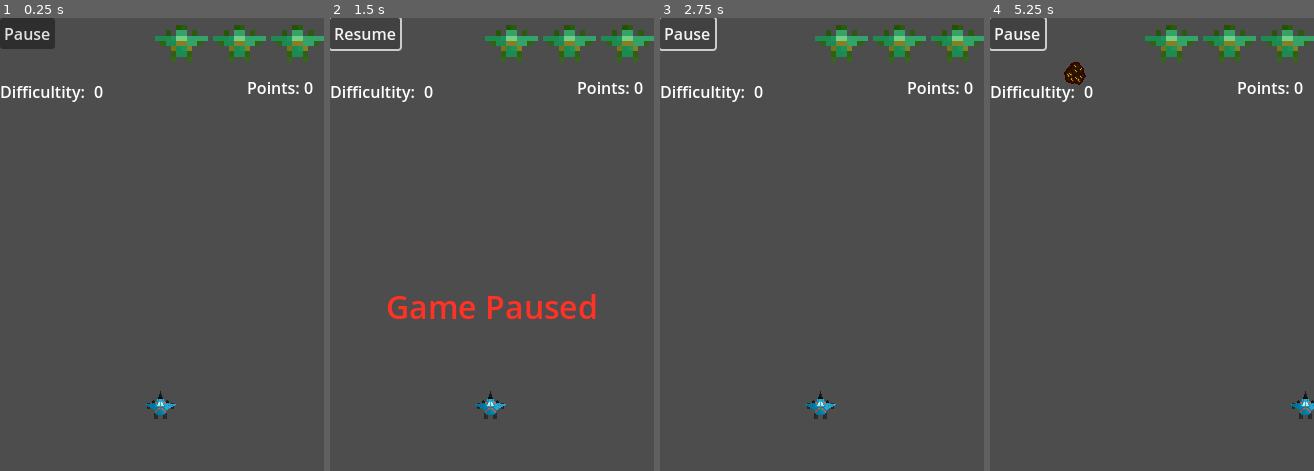
Above: before the commit, frames 1-4 (left to right).
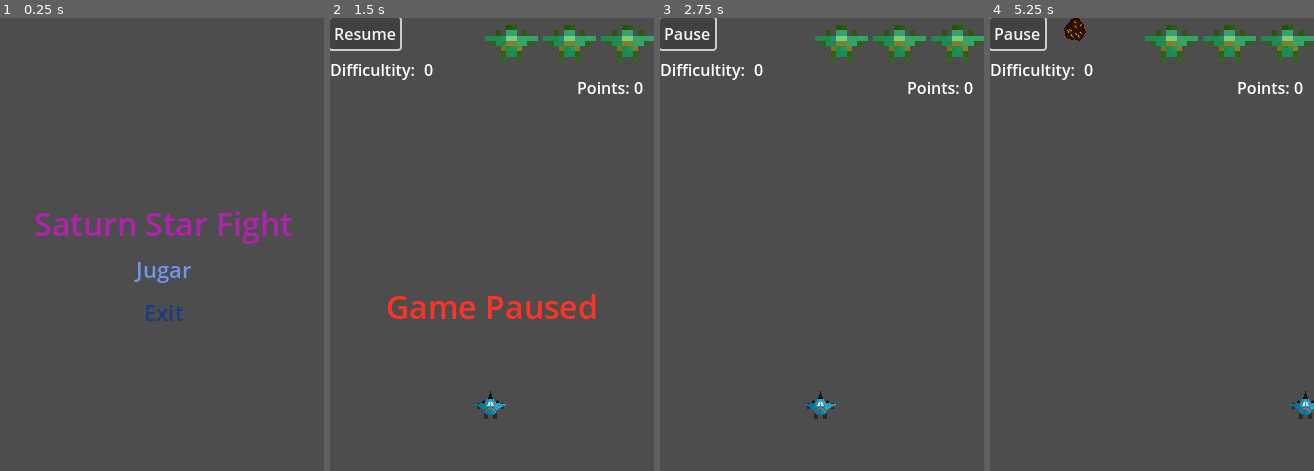
Above: after the commit, the same moments.

Repository: SaternDev/Saturn-Star-Fight-2
Game: Godot game, scene res://Scenes/start_menu.tscn
Same seed, same stepped clock (60 frames per second), same inputs: the game is played once before the commit and once after it. Before the commit the project starts from res://Scenes/MainLevel.tscn.
Inputs (mouse positions are in pixels of both pictures, inside the frame that each line leads up to):
- Up to frame 1 (0.25 s): no input
- Up to frame 2 (1.5 s): click (492, 271) at 0.5 s, where only the run after the commit has a clickable "Jugar"; click "Pause" at 1.25 s
- Up to frame 3 (2.75 s): click "Resume" at 2 s
- Up to frame 4 (5.25 s): hold D (Derecha) 2.78-3.53 s; hold A (Izquierda) 3.53-4.28 s; hold D (Derecha) from 4.28 s (still down)

The runs differ from the first frame. In frame 1, 6.0% of the frame differs, in the area x 0-100%, y 0-89%; in frame 2, 0.8%; in frame 3, 0.8%; in frame 4, 1.2%.

Commit message:
feat(menu): add start menu interface

Diff:
--- /dev/null
+++ b/Scenes/start_menu.tscn
@@ -0,0 +1,54 @@
+[gd_scene load_steps=2 format=3 uid="uid://cx8ckmq68eirw"]
+
+[ext_resource type="Script" uid="uid://ci33fslr24nwm" path="res://Scripts/GameUIScripts/start_menu.gd" id="1_juhg0"]
+
+[node name="StartMenu" type="CanvasLayer"]
+script = ExtResource("1_juhg0")
+
+[node name="StartMenu" type="Control" parent="."]
+layout_mode = 3
+anchors_preset = 15
+anchor_right = 1.0
+anchor_bottom = 1.0
+grow_horizontal = 2
+grow_vertical = 2
+
+[node name="CenterContainer" type="CenterContainer" parent="StartMenu"]
+layout_mode = 1
+anchors_preset = 8
+anchor_left = 0.5
+anchor_top = 0.5
+anchor_right = 0.5
+anchor_bottom = 0.5
+offset_left = -110.0
+offset_top = -186.0
+offset_right = 112.0
+offset_bottom = 107.0
+grow_horizontal = 2
+grow_vertical = 2
+
+[node name="VBoxContainer" type="VBoxContainer" parent="StartMenu/CenterContainer"]
+layout_mode = 2
+
+[node name="GameTitle" type="Label" parent="StartMenu/CenterContainer/VBoxContainer"]
+layout_mode = 2
+theme_override_colors/font_color = Color(0.6888266, 0.13857564, 0.6758372, 1)
+theme_override_font_sizes/font_size = 32
+text = "Saturn Star Fight"
+
+[node name="PlayBtn" type="Button" parent="StartMenu/CenterContainer/VBoxContainer"]
+layout_mode = 2
+theme_override_colors/font_color = Color(0.4346237, 0.58292305, 0.9356031, 1)
+theme_override_font_sizes/font_size = 22
+text = "Jugar"
+flat = true
+
+[node name="ExitBtn" type="Button" parent="StartMenu/CenterContainer/VBoxContainer"]
+layout_mode = 2
+theme_override_colors/font_color = Color(0.10758302, 0.22811851, 0.5143306, 1)
+theme_override_font_sizes/font_size = 22
+text = "Exit"
+flat = true
+
+[connection signal="button_down" from="StartMenu/CenterContainer/VBoxContainer/PlayBtn" to="." method="_on_play_btn_button_down"]
+[connection signal="button_down" from="StartMenu/CenterContainer/VBoxContainer/ExitBtn" to="." method="_on_exit_btn_button_down"]
--- /dev/null
+++ b/Scripts/GameUIScripts/start_menu.gd
@@ -0,0 +1,9 @@
+extends CanvasLayer
+
+#Changes to Level Scene
+func _on_play_btn_button_down() -> void:
+	get_tree().change_scene_to_file("res://Scenes/MainLevel.tscn")
+
+#Close the Game
+func _on_exit_btn_button_down() -> void:
+	get_tree().quit()
--- a/Scripts/game_over_menu.gd
+++ b/Scripts/game_over_menu.gd
@@ -1,14 +1,11 @@
 extends CanvasLayer
 
-@onready var button: Button = $GameOverUI/VBoxContainer/Button
+@onready var play_again_btn: Button = $GameOverUI/VBoxContainer/PlayAgainBtn
 
-# Called when the node enters the scene tree for the first time.
-func _ready() -> void:
-	pass # Replace with function body.
+func _on_play_again_btn_button_down() -> void:
+	get_tree().paused = false
+	get_tree().change_scene_to_file("res://Scenes/MainLevel.tscn")
 
-
-# Called every frame. 'delta' is the elapsed time since the previous frame.
-func _process(_delta: float) -> void:
-	if button.button_pressed:
-		get_tree().paused = false
-		get_tree().change_scene_to_file("res://Scenes/MainLevel.tscn")
+func _on_start_menu_btn_button_down() -> void:
+	get_tree().paused = false
+	get_tree().change_scene_to_file("res://Scenes/start_menu.tscn")
--- a/UI/game_over_menu.tscn
+++ b/UI/game_over_menu.tscn
@@ -3,6 +3,9 @@
 [ext_resource type="Script" uid="uid://loyf60om5jcl" path="res://Scripts/game_over_menu.gd" id="1_jobbv"]
 
 [sub_resource type="FontFile" id="FontFile_x1am1"]
+subpixel_positioning = 0
+msdf_pixel_range = 14
+msdf_size = 128
 cache/0/48/0/ascent = 0.0
 cache/0/48/0/descent = 0.0
 cache/0/48/0/underline_position = 0.0
@@ -42,9 +45,19 @@
 horizontal_alignment = 1
 vertical_alignment = 1
 
-[node name="Button" type="Button" parent="GameOverUI/VBoxContainer"]
+[node name="PlayAgainBtn" type="Button" parent="GameOverUI/VBoxContainer"]
 layout_mode = 2
 theme_override_colors/font_color = Color(0, 0.5739927, 0.9945602, 1)
 theme_override_colors/font_pressed_color = Color(0, 0.57254905, 0.99607843, 1)
 text = "Play Again"
 flat = true
+
+[node name="StartMenuBtn" type="Button" parent="GameOverUI/VBoxContainer"]
+layout_mode = 2
+theme_override_colors/font_color = Color(0, 0.5739927, 0.9945602, 1)
+theme_override_colors/font_pressed_color = Color(0, 0.57254905, 0.99607843, 1)
+text = "Menu"
+flat = true
+
+[connection signal="button_down" from="GameOverUI/VBoxContainer/PlayAgainBtn" to="." method="_on_play_again_btn_button_down"]
+[connection signal="button_down" from="GameOverUI/VBoxContainer/StartMenuBtn" to="." method="_on_start_menu_btn_button_down"]
--- a/UI/game_ui.tscn
+++ b/UI/game_ui.tscn
@@ -33,9 +33,9 @@
 
 [node name="Difficultity" type="HBoxContainer" parent="GameUI"]
 layout_mode = 0
-offset_top = 54.0
+offset_top = 32.0
 offset_right = 104.0
-offset_bottom = 94.0
+offset_bottom = 72.0
 
 [node name="DifficultityTxt" type="Label" parent="GameUI/Difficultity"]
 layout_mode = 2
--- a/project.godot
+++ b/project.godot
@@ -11,8 +11,8 @@
 [application]
 
 config/name="Saturn Star Fight 2"
-config/version="4"
-run/main_scene="uid://bv3ayibh8rgu0"
+config/version="0.5"
+run/main_scene="uid://cx8ckmq68eirw"
 config/features=PackedStringArray("4.5", "Mobile")
 config/icon="uid://dfl3oi2jnc3bu"
 
